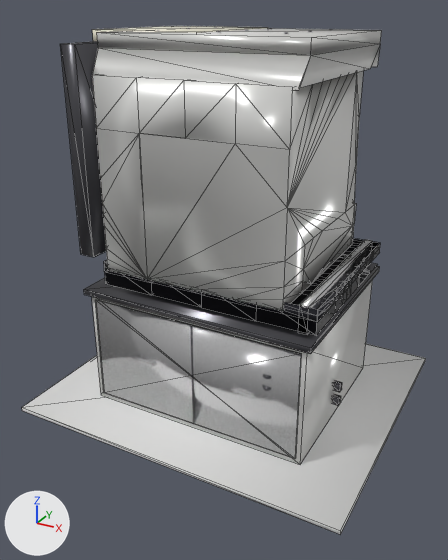
The glTF model public/scaner.glb as it was, and as the next commit left it.
Both versions are drawn from a camera (50 mm lens) standing at (0.2, -2.62, 1.91) and looking at (-1.17, -0.11, 0.65). Arrows for +X, +Y and +Z are at lower left; the lights stay in place. The older version comes first. Mesh edges are drawn as thin lines on the coarser meshes. Where no turn or scale is listed for an object, it has been applied to the vertices. Vertices at exactly the same position are counted once.

Objects in the first picture: 'Base_Cabinet', 'Base_Seam', 'Cream_Panel_Top', 'Floor', 'Inner_Frame', 'Mid_Rail', 'Optical_Tower', 'Stage_Rail_0.54', 'Stage_Slab', 'Tower_TopCap' and 5 more.
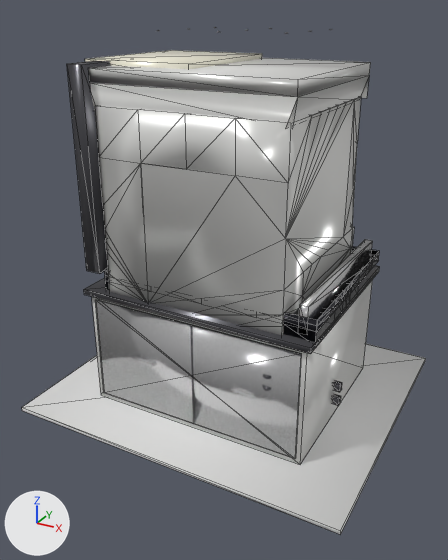
The newer file is also turned or shifted as a whole; pictures and numbers use the older file's frame.

Boxes (x1, y1, x2, y2) around the edits, measured in the pictures (448 x 560 px; the box of a moved part takes in the faces that stretch with it):
'Optical_Tower', moved: before (92, 71, 363, 311); after (95, 97, 361, 335)
'Tower_TopCap', reshaped (13% taller): before (93, 28, 382, 90); after (89, 58, 371, 128)
'Inner_Frame', moved: before (60, 41, 106, 257); after (67, 61, 110, 274)
'Stage_Slab', moved: before (104, 238, 380, 336); after (105, 246, 379, 346)
'Cream_Panel_Top', moved: before (92, 26, 268, 41); after (85, 50, 262, 69)
part 1 of me_cube_061, moved or reshaped: before (97, 28, 382, 88); after (89, 58, 371, 128)
part 2 of me_cube_061, moved or reshaped: before (93, 48, 311, 90); after (90, 83, 297, 127)

The change, as a diff of the scene's bpy script:
```diff
--- a/public/scaner.glb.py
+++ b/public/scaner.glb.py
@@ me_cube_061 @@
 # used by ob_tower_topcap; location = (-1.155, 0.0, 0.0)
-me_cube_061.from_pydata(...)  # 16 vertices, 20 faces; spans x -0.581..0.505, y -0.458..0.46, z 1.63..1.81
+me_cube_061.from_pydata(...)  # 16 vertices, 20 faces; spans x -0.607..0.479, y -0.499..0.418, z 1.491..1.671
+# me_cube_061 part 1: all 14 vertices in x -0.581..0.505, y -0.458..0.46, z 1.641..1.81 are moved by (-0.026, -0.042, -0.139)
+# me_cube_061 part 2: all 2 vertices in x -0.493..0.467, y -0.436, z 1.63 are moved by (-0.015, -0.012, -0.139)
 me_cube_061.materials.append(mat_m_body)
@@ ob_stage_slab @@
 ob_stage_slab = bpy.data.objects.new('Stage_Slab', me_cube_057)
-ob_stage_slab.location = (-1.155, 0.0, 0.0)
+ob_stage_slab.location = (-1.155, 0.0, -0.046)
@@ ob_optical_tower @@
 ob_optical_tower = bpy.data.objects.new('Optical_Tower', me_cube_060)
-ob_optical_tower.location = (-1.183, -0.058, -0.106)
+ob_optical_tower.location = (-1.183, -0.058, -0.234)
@@ ob_cream_panel_top @@
 ob_cream_panel_top = bpy.data.objects.new('Cream_Panel_Top', me_cube_064)
-ob_cream_panel_top.location = (-1.155, 0.0, 0.0)
+ob_cream_panel_top.location = (-1.155, -0.067, -0.121)
@@ ob_inner_frame @@
 ob_inner_frame = bpy.data.objects.new('Inner_Frame', me_cube_065)
-ob_inner_frame.location = (-1.186, -0.104, 0.092)
+ob_inner_frame.location = (-1.16, -0.104, 0.013)
```
